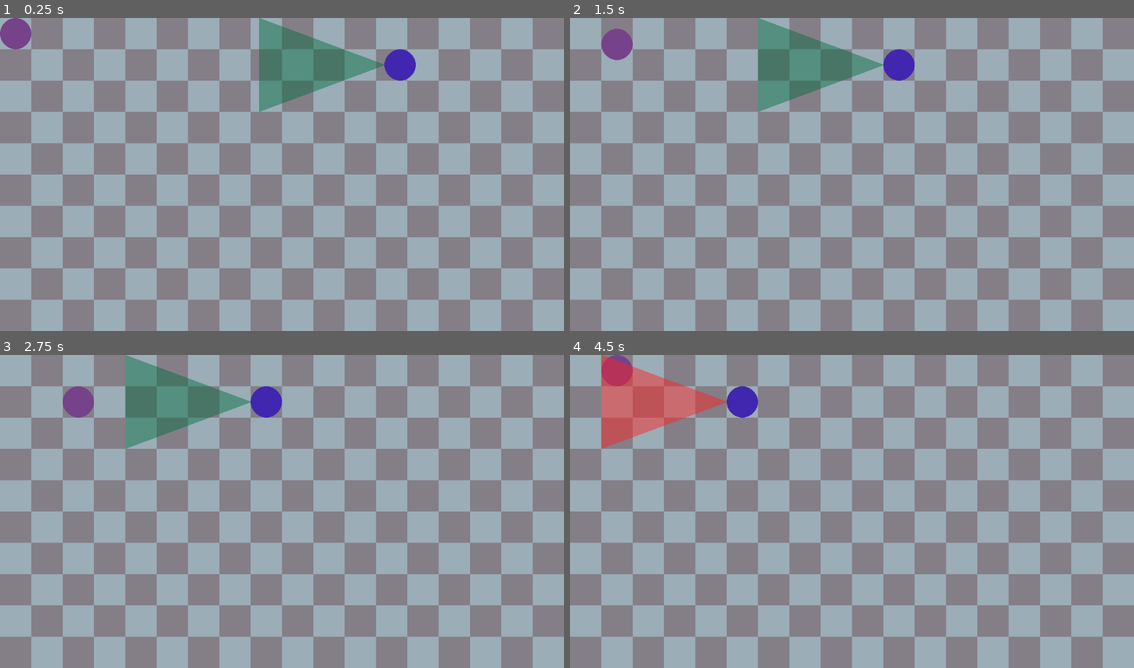
Above: before the commit, frames 1-4 (two rows, left to right).
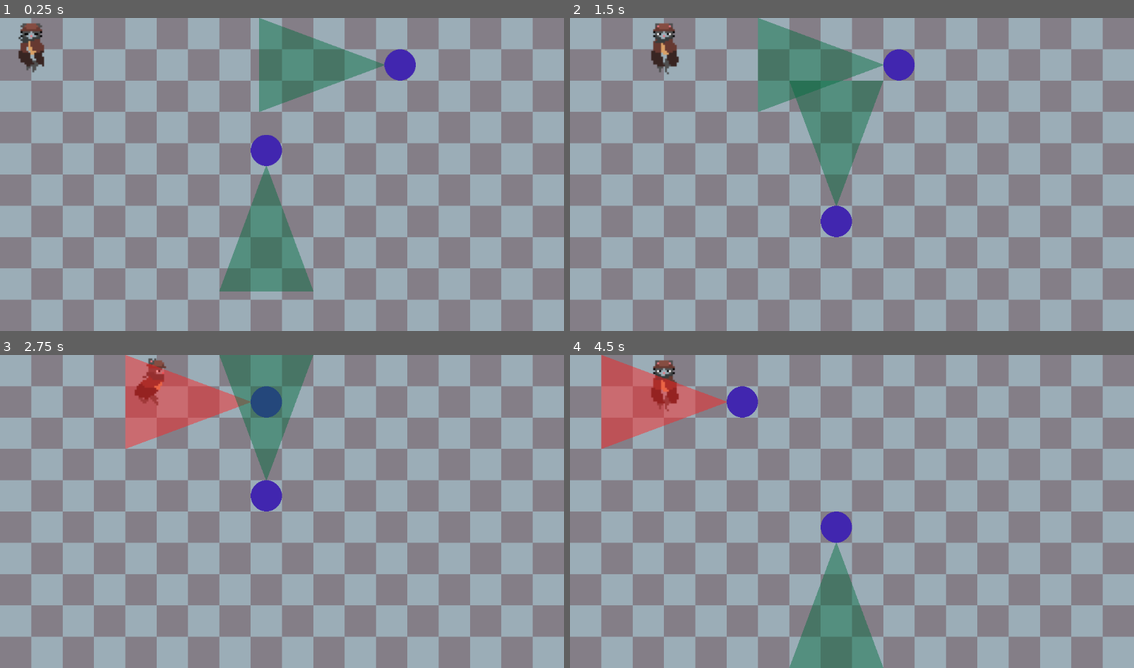
Above: after the commit, the same moments.

Repository: AKRAUSE2017/debt-collector
Game: Godot game, scene res://scenes/level0/level0.tscn
Two runs of this game, one before a commit and one after it. Both use one fixed random seed, a clock stepped at 60 frames per second and the inputs below.
Inputs:
- Up to frame 1 (0.25 s): no input
- Up to frame 2 (1.5 s): hold Right (ui_right) 0.53-1.28 s; hold Down (ui_down) from 1.28 s (still down)
- Up to frame 3 (2.75 s): release Down (ui_down) at 2.03 s; hold Right (ui_right) from 2.03 s (still down)
- Up to frame 4 (4.5 s): release Right (ui_right) at 2.78 s; hold Up (ui_up) 2.78-3.53 s; hold Left (ui_left) from 3.53 s (still down)

The runs differ from the first frame. In frame 1, 4.7% of the frame differs, in the area x 0-56%, y 0-88%; in frame 2, 4.8%; in frame 3, 7.7%, in the area x 11-56%, y 0-50%; in frame 4, 4.8%.

Commit message:
Feature/enemy path system (#2)
* adding path system for enemies

* cat :3

Diff:
--- a/scenes/enemy/Enemy.gd
+++ b/scenes/enemy/Enemy.gd
@@ -1,4 +1,5 @@
 extends CharacterBody2D
+
 
 const SPEED:int = 200
 const GRIDSPACE:int = 64
--- a/scenes/enemy/enemy.tscn
+++ b/scenes/enemy/enemy.tscn
@@ -13,6 +13,7 @@
 script = ExtResource("1_d2582")
 
 [node name="EnemyBody" type="CharacterBody2D" parent="."]
+collision_mask = 2
 script = ExtResource("1_8l1kd")
 
 [node name="Sprite2D" type="Sprite2D" parent="EnemyBody"]
--- a/scenes/level0/level0.tscn
+++ b/scenes/level0/level0.tscn
@@ -1,8 +1,7 @@
-[gd_scene load_steps=8 format=3 uid="uid://bn2vjj7ycy0h"]
+[gd_scene load_steps=6 format=3 uid="uid://bn2vjj7ycy0h"]
 
 [ext_resource type="Texture2D" uid="uid://byiptlc7nj57a" path="res://assets/placeholders/tilemap.png" id="1_ji0kg"]
-[ext_resource type="Script" path="res://scenes/level0/Player.gd" id="2_kv6nc"]
-[ext_resource type="Texture2D" uid="uid://cna8rle8fks7w" path="res://assets/placeholders/player.png" id="2_w0xnt"]
+[ext_resource type="PackedScene" uid="uid://d0r3ladhxntk3" path="res://scenes/player/player.tscn" id="2_770n0"]
 [ext_resource type="PackedScene" uid="uid://bawrsem8dvppj" path="res://scenes/enemy/enemy.tscn" id="4_6uvfq"]
 
 [sub_resource type="TileSetAtlasSource" id="TileSetAtlasSource_2q1hq"]
@@ -75,9 +74,6 @@
 [sub_resource type="TileSet" id="TileSet_uwl7g"]
 sources/0 = SubResource("TileSetAtlasSource_2q1hq")
 
-[sub_resource type="CircleShape2D" id="CircleShape2D_jo1v3"]
-radius = 32.9848
-
 [node name="Level0" type="Node2D"]
 
 [node name="TileMap" type="TileMap" parent="."]
@@ -85,14 +81,10 @@
 format = 2
 layer_0/tile_data = PackedInt32Array(0, 0, 0, 65536, 0, 1, 131072, 0, 2, 196608, 0, 3, 1, 65536, 0, 65537, 65536, 1, 13 …(53835 unchanged characters)…
 
-[node name="Player" type="CharacterBody2D" parent="."]
-script = ExtResource("2_kv6nc")
-
-[node name="Sprite2D" type="Sprite2D" parent="Player"]
-texture = ExtResource("2_w0xnt")
-
-[node name="CollisionShape2D" type="CollisionShape2D" parent="Player"]
-shape = SubResource("CircleShape2D_jo1v3")
+[node name="Player" parent="." instance=ExtResource("2_770n0")]
 
 [node name="Enemy" parent="." instance=ExtResource("4_6uvfq")]
 path = [Vector2(864, 96), Vector2(288, 96), Vector2(288, 480), Vector2(864, 480)]
+
+[node name="Enemy2" parent="." instance=ExtResource("4_6uvfq")]
+path = [Vector2(544, 224), Vector2(544, 416)]
--- a/scenes/level0/Player.gd
+++ b/scenes/player/Player.gd
@@ -1,30 +1,41 @@
 extends CharacterBody2D
 
-const SPEED:int = 120
-const GRIDSPACE:int = 64
+const SPEED:int = 170
+const GRIDSPACE:int = 128
 
 var travel:Vector2 = Vector2.ZERO
 var travelEnd:Vector2 = Vector2.ZERO
 
+@onready var animation = $AnimatedSprite2D
+
 func _ready():
-	self.position = Vector2(32, 32)
+	self.position = Vector2(64, 64)
 
 func _process(_delta):
 	if travel == Vector2.ZERO:
+		animation.flip_h = false
+		animation.play("player_down")
 		if Input.is_action_just_pressed("ui_right"):
 			travel = Vector2(SPEED,0)
 			travelEnd.x = int(self.position.x + GRIDSPACE)
+			animation.flip_h = false
+			animation.play("player_right")
 		if Input.is_action_just_pressed("ui_left"):
 			travel = Vector2(-SPEED,0)
 			travelEnd.x = int(self.position.x - GRIDSPACE)
+			animation.flip_h = true
+			animation.play("player_right")
 		if Input.is_action_just_pressed("ui_up"):
 			travel = Vector2(0, -SPEED)
 			travelEnd.y = int(self.position.y - GRIDSPACE)
+			animation.flip_h = false
+			animation.play("player_up")
 		if Input.is_action_just_pressed("ui_down"):
 			travel = Vector2(0, SPEED)
 			travelEnd.y = int(self.position.y + GRIDSPACE)
+			animation.flip_h = false
+			animation.play("player_down")
 		self.velocity = travel
-
 	else:
 		var doneTravelRight:bool = travel.x > 0 and self.position.x >= travelEnd.x
 		var doneTravelLeft:bool = travel.x < 0 and self.position.x <= travelEnd.x
--- /dev/null
+++ b/scenes/player/player.tscn
@@ -0,0 +1,316 @@
+[gd_scene load_steps=46 format=3 uid="uid://d0r3ladhxntk3"]
+
+[ext_resource type="Script" path="res://scenes/player/Player.gd" id="2_6u6wq"]
+[ext_resource type="Texture2D" uid="uid://cna8rle8fks7w" path="res://assets/placeholders/player.png" id="3_jdn2o"]
+[ext_resource type="Texture2D" uid="uid://ita0hx68dqkb" path="res://assets/player/CatSheetRight.png" id="3_qsjc7"]
+[ext_resource type="Texture2D" uid="uid://b1hrgem12swk3" path="res://assets/player/CatSheetLeft.png" id="3_qwg24"]
+[ext_resource type="Texture2D" uid="uid://bsoq61h4wjnja" path="res://assets/player/CatSheetFront.png" id="3_r5oew"]
+[ext_resource type="Texture2D" uid="uid://ddy0mv6kswxet" path="res://assets/player/CatSheetBack.png" id="5_7abir"]
+
+[sub_resource type="AtlasTexture" id="AtlasTexture_nh7f6"]
+atlas = ExtResource("3_r5oew")
+region = Rect2(0, 0, 40, 61)
+
+[sub_resource type="AtlasTexture" id="AtlasTexture_j074x"]
+atlas = ExtResource("3_r5oew")
+region = Rect2(40, 0, 40, 61)
+
+[sub_resource type="AtlasTexture" id="AtlasTexture_rquqf"]
+atlas = ExtResource("3_r5oew")
+region = Rect2(80, 0, 40, 61)
+
+[sub_resource type="AtlasTexture" id="AtlasTexture_iplq8"]
+atlas = ExtResource("3_r5oew")
+region = Rect2(120, 0, 40, 61)
+
+[sub_resource type="AtlasTexture" id="AtlasTexture_njmfu"]
+atlas = ExtResource("3_r5oew")
+region = Rect2(160, 0, 40, 61)
+
+[sub_resource type="AtlasTexture" id="AtlasTexture_ywi6p"]
+atlas = ExtResource("3_r5oew")
+region = Rect2(200, 0, 40, 61)
+
+[sub_resource type="AtlasTexture" id="AtlasTexture_istgu"]
+atlas = ExtResource("3_r5oew")
+region = Rect2(240, 0, 40, 61)
+
+[sub_resource type="AtlasTexture" id="AtlasTexture_ni1wn"]
+atlas = ExtResource("3_r5oew")
+region = Rect2(280, 0, 40, 61)
+
+[sub_resource type="AtlasTexture" id="AtlasTexture_rhoy6"]
+atlas = ExtResource("3_r5oew")
+region = Rect2(320, 0, 40, 61)
+
+[sub_resource type="AtlasTexture" id="AtlasTexture_tlm7e"]
+atlas = ExtResource("3_r5oew")
+region = Rect2(0, 0, 40, 61)
+
+[sub_resource type="AtlasTexture" id="AtlasTexture_d7ly5"]
+atlas = ExtResource("3_qwg24")
+region = Rect2(0, 0, 43, 60)
+
+[sub_resource type="AtlasTexture" id="AtlasTexture_ejf2w"]
+atlas = ExtResource("3_qwg24")
+region = Rect2(44, 0, 43, 60)
+
+[sub_resource type="AtlasTexture" id="AtlasTexture_567ny"]
+atlas = ExtResource("3_qwg24")
+region = Rect2(88, 0, 43, 60)
+
+[sub_resource type="AtlasTexture" id="AtlasTexture_yw44c"]
+atlas = ExtResource("3_qwg24")
+region = Rect2(132, 0, 43, 60)
+
+[sub_resource type="AtlasTexture" id="AtlasTexture_xd1db"]
+atlas = ExtResource("3_qwg24")
+region = Rect2(176, 0, 43, 60)
+
+[sub_resource type="AtlasTexture" id="AtlasTexture_jnbqw"]
+atlas = ExtResource("3_qwg24")
+region = Rect2(220, 0, 43, 60)
+
+[sub_resource type="AtlasTexture" id="AtlasTexture_7dycr"]
+atlas = ExtResource("3_qwg24")
+region = Rect2(264, 0, 43, 60)
+
+[sub_resource type="AtlasTexture" id="AtlasTexture_mkyff"]
+atlas = ExtResource("3_qwg24")
+region = Rect2(308, 0, 43, 60)
+
+[sub_resource type="AtlasTexture" id="AtlasTexture_expfs"]
+atlas = ExtResource("3_qwg24")
+region = Rect2(352, 0, 43, 60)
+
+[sub_resource type="AtlasTexture" id="AtlasTexture_mry8m"]
+atlas = ExtResource("3_qsjc7")
+region = Rect2(0, 0, 37, 61)
+
+[sub_resource type="AtlasTexture" id="AtlasTexture_dcxx3"]
+atlas = ExtResource("3_qsjc7")
+region = Rect2(38, 0, 37, 61)
+
+[sub_resource type="AtlasTexture" id="AtlasTexture_te2y1"]
+atlas = ExtResource("3_qsjc7")
+region = Rect2(76, 0, 37, 61)
+
+[sub_resource type="AtlasTexture" id="AtlasTexture_sjlkj"]
+atlas = ExtResource("3_qsjc7")
+region = Rect2(114, 0, 37, 61)
+
+[sub_resource type="AtlasTexture" id="AtlasTexture_07x3b"]
+atlas = ExtResource("3_qsjc7")
+region = Rect2(152, 0, 37, 61)
+
+[sub_resource type="AtlasTexture" id="AtlasTexture_a1s0o"]
+atlas = ExtResource("3_qsjc7")
+region = Rect2(190, 0, 37, 61)
+
+[sub_resource type="AtlasTexture" id="AtlasTexture_vxcnt"]
+atlas = ExtResource("3_qsjc7")
+region = Rect2(228, 0, 37, 61)
+
+[sub_resource type="AtlasTexture" id="AtlasTexture_xpxyb"]
+atlas = ExtResource("3_qsjc7")
+region = Rect2(266, 0, 37, 61)
+
+[sub_resource type="AtlasTexture" id="AtlasTexture_ynp0o"]
+atlas = ExtResource("3_qsjc7")
+region = Rect2(304, 0, 37, 61)
+
+[sub_resource type="AtlasTexture" id="AtlasTexture_v51y2"]
+atlas = ExtResource("5_7abir")
+region = Rect2(0, 0, 39, 62)
+
+[sub_resource type="AtlasTexture" id="AtlasTexture_wqycy"]
+atlas = ExtResource("5_7abir")
+region = Rect2(39, 0, 39, 62)
+
+[sub_resource type="AtlasTexture" id="AtlasTexture_0041x"]
+atlas = ExtResource("5_7abir")
+region = Rect2(78, 0, 39, 62)
+
+[sub_resource type="AtlasTexture" id="AtlasTexture_sl6ev"]
+atlas = ExtResource("5_7abir")
+region = Rect2(117, 0, 39, 62)
+
+[sub_resource type="AtlasTexture" id="AtlasTexture_aj423"]
+atlas = ExtResource("5_7abir")
+region = Rect2(156, 0, 39, 62)
+
+[sub_resource type="AtlasTexture" id="AtlasTexture_wn3gp"]
+atlas = ExtResource("5_7abir")
+region = Rect2(195, 0, 39, 62)
+
+[sub_resource type="AtlasTexture" id="AtlasTexture_uetuu"]
+atlas = ExtResource("5_7abir")
+region = Rect2(234, 0, 39, 62)
+
+[sub_resource type="AtlasTexture" id="AtlasTexture_li058"]
+atlas = ExtResource("5_7abir")
+region = Rect2(273, 0, 39, 62)
+
+[sub_resource type="AtlasTexture" id="AtlasTexture_m4bqe"]
+atlas = ExtResource("5_7abir")
+region = Rect2(312, 0, 39, 62)
+
+[sub_resource type="SpriteFrames" id="SpriteFrames_qmgtp"]
+animations = [{
+"frames": [{
+"duration": 1.0,
+"texture": SubResource("AtlasTexture_nh7f6")
+}, {
+"duration": 1.0,
+"texture": SubResource("AtlasTexture_j074x")
+}, {
+"duration": 1.0,
+"texture": SubResource("AtlasTexture_rquqf")
+}, {
+"duration": 1.0,
+"texture": SubResource("AtlasTexture_iplq8")
+}, {
+"duration": 1.0,
+"texture": SubResource("AtlasTexture_njmfu")
+}, {
+"duration": 1.0,
+"texture": SubResource("AtlasTexture_ywi6p")
+}, {
+"duration": 1.0,
+"texture": SubResource("AtlasTexture_istgu")
+}, {
+"duration": 1.0,
+"texture": SubResource("AtlasTexture_ni1wn")
+}, {
+"duration": 1.0,
+"texture": SubResource("AtlasTexture_rhoy6")
+}],
+"loop": true,
+"name": &"player_down",
+"speed": 10.0
+}, {
+"frames": [{
+"duration": 1.0,
+"texture": SubResource("AtlasTexture_tlm7e")
+}],
+"loop": true,
+"name": &"player_idle",
+"speed": 5.0
+}, {
+"frames": [{
+"duration": 1.0,
+"texture": SubResource("AtlasTexture_d7ly5")
+}, {
+"duration": 1.0,
+"texture": SubResource("AtlasTexture_ejf2w")
+}, {
+"duration": 1.0,
+"texture": SubResource("AtlasTexture_567ny")
+}, {
+"duration": 1.0,
+"texture": SubResource("AtlasTexture_yw44c")
+}, {
+"duration": 1.0,
+"texture": SubResource("AtlasTexture_xd1db")
+}, {
+"duration": 1.0,
+"texture": SubResource("AtlasTexture_jnbqw")
+}, {
+"duration": 1.0,
+"texture": SubResource("AtlasTexture_7dycr")
+}, {
+"duration": 1.0,
+"texture": SubResource("AtlasTexture_mkyff")
+}, {
+"duration": 1.0,
+"texture": SubResource("AtlasTexture_expfs")
+}],
+"loop": true,
+"name": &"player_left",
+"speed": 10.0
+}, {
+"frames": [{
+"duration": 1.0,
+"texture": SubResource("AtlasTexture_mry8m")
+}, {
+"duration": 1.0,
+"texture": SubResource("AtlasTexture_dcxx3")
+}, {
+"duration": 1.0,
+"texture": SubResource("AtlasTexture_te2y1")
+}, {
+"duration": 1.0,
+"texture": SubResource("AtlasTexture_sjlkj")
+}, {
+"duration": 1.0,
+"texture": SubResource("AtlasTexture_07x3b")
+}, {
+"duration": 1.0,
+"texture": SubResource("AtlasTexture_a1s0o")
+}, {
+"duration": 1.0,
+"texture": SubResource("AtlasTexture_vxcnt")
+}, {
+"duration": 1.0,
+"texture": SubResource("AtlasTexture_xpxyb")
+}, {
+"duration": 1.0,
+"texture": SubResource("AtlasTexture_ynp0o")
+}],
+"loop": true,
+"name": &"player_right",
+"speed": 10.0
+}, {
+"frames": [{
+"duration": 1.0,
+"texture": SubResource("AtlasTexture_v51y2")
+}, {
+"duration": 1.0,
+"texture": SubResource("AtlasTexture_wqycy")
+}, {
+"duration": 1.0,
+"texture": SubResource("AtlasTexture_0041x")
+}, {
+"duration": 1.0,
+"texture": SubResource("AtlasTexture_sl6ev")
+}, {
+"duration": 1.0,
+"texture": SubResource("AtlasTexture_aj423")
+}, {
+"duration": 1.0,
+"texture": SubResource("AtlasTexture_wn3gp")
+}, {
+"duration": 1.0,
+"texture": SubResource("AtlasTexture_uetuu")
+}, {
+"duration": 1.0,
+"texture": SubResource("AtlasTexture_li058")
+}, {
+"duration": 1.0,
+"texture": SubResource("AtlasTexture_m4bqe")
+}],
+"loop": true,
+"name": &"player_up",
+"speed": 5.0
+}]
+
+[sub_resource type="CircleShape2D" id="CircleShape2D_jo1v3"]
+radius = 32.9848
+
+[node name="Player" type="Node2D"]
+
+[node name="Player" type="CharacterBody2D" parent="."]
+collision_mask = 4
+script = ExtResource("2_6u6wq")
+
+[node name="AnimatedSprite2D" type="AnimatedSprite2D" parent="Player"]
+scale = Vector2(2, 2)
+sprite_frames = SubResource("SpriteFrames_qmgtp")
+animation = &"player_down"
+
+[node name="CollisionShape2D" type="CollisionShape2D" parent="Player"]
+shape = SubResource("CircleShape2D_jo1v3")
+
+[node name="Placeholder_Sprite2D" type="Sprite2D" parent="Player"]
+visible = false
+texture = ExtResource("3_jdn2o")
Binary file added: assets/player/CatSheetBack.png
Not shown, added: assets/player/CatSheetBack.png.import
Binary file added: assets/player/CatSheetFront.png
Not shown, added: assets/player/CatSheetFront.png.import
Binary file added: assets/player/CatSheetLeft.png
Not shown, added: assets/player/CatSheetLeft.png.import
Binary file added: assets/player/CatSheetRight.png
Not shown, added: assets/player/CatSheetRight.png.import
